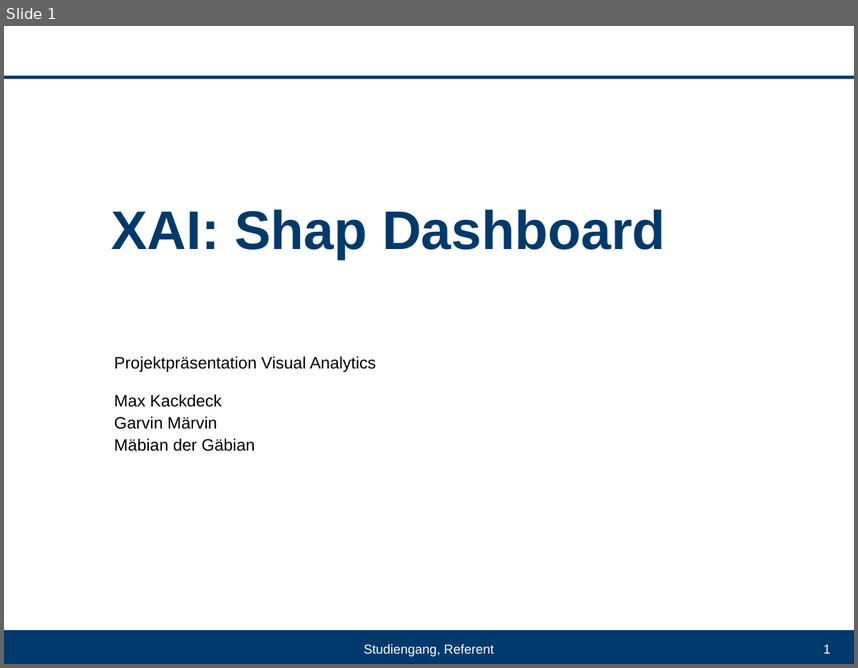
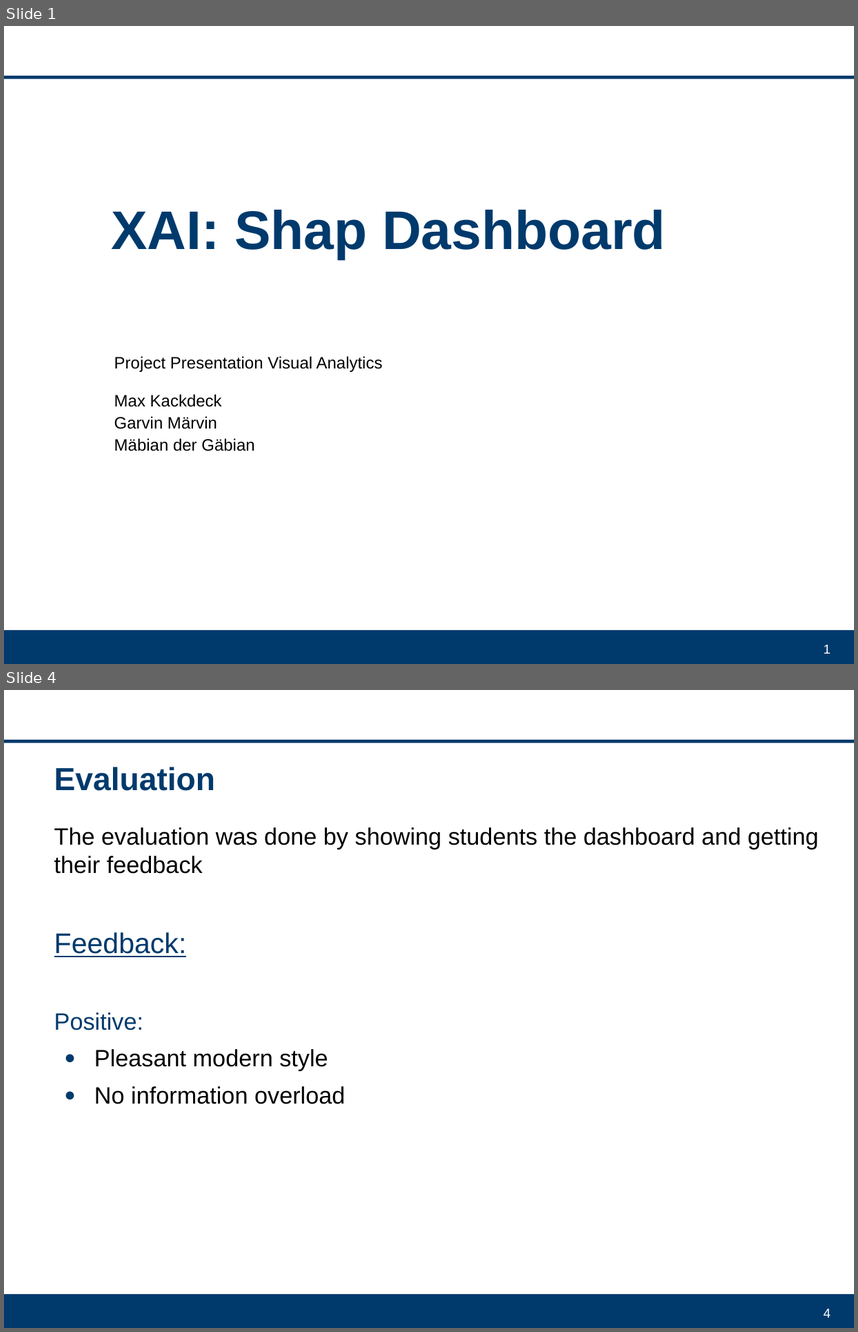
Before and after one commit to DrFab1/va_explainable_ai, a slide deck: VA_Projekt.ppt. Shown one above the other, each under a label of ours: slide 1 before the commit, slides 1 and 4 after it; the slides between them are not shown. The pictures are 858x668 and 858x1332 pixels, drawn with LibreOffice and Linux fonts; fonts in the diff are those of the drawing; background and template pictures are left out. Boxes give left, top, right and bottom in pixels: in the first picture for what was removed or moved away, otherwise in the second. Text is boxed around its words. In the diff, an @@ line names an element or a change of style, - is before the commit and + after.

```diff
--- a/VA_Projekt.ppt
+++ b/VA_Projekt.ppt
@@ slide 4 added at [4,690,854,1328], background #FFFFFF; not listed: 2 template elements that a slide beside it also shows @@
@@ title added at [54,767,215,791], 27 pt, text #003A6C, bold @@
+Evaluation
@@ text added at [54,827,819,1104], 20 pt, text #000000 @@
+The evaluation was done by showing students the dashboard and getting their feedback
+Feedback:
+Positive:
+● Pleasant modern style
+● No information overload
@@ page number added at [824,1308,831,1317], 11 pt, text #FFFFFF @@
+4
@@ slide 1 changed as well @@
@@ subtitle at [114,356,383,372]: text changed @@
-Projektpräsentation Visual Analytics
+Project Presentation Visual Analytics
@@ text removed at [363,644,494,656] @@
-Studiengang, Referent
```
Also in this commit, not shown: 1 other slide changed, 3 other slides added, 3 slides removed.
